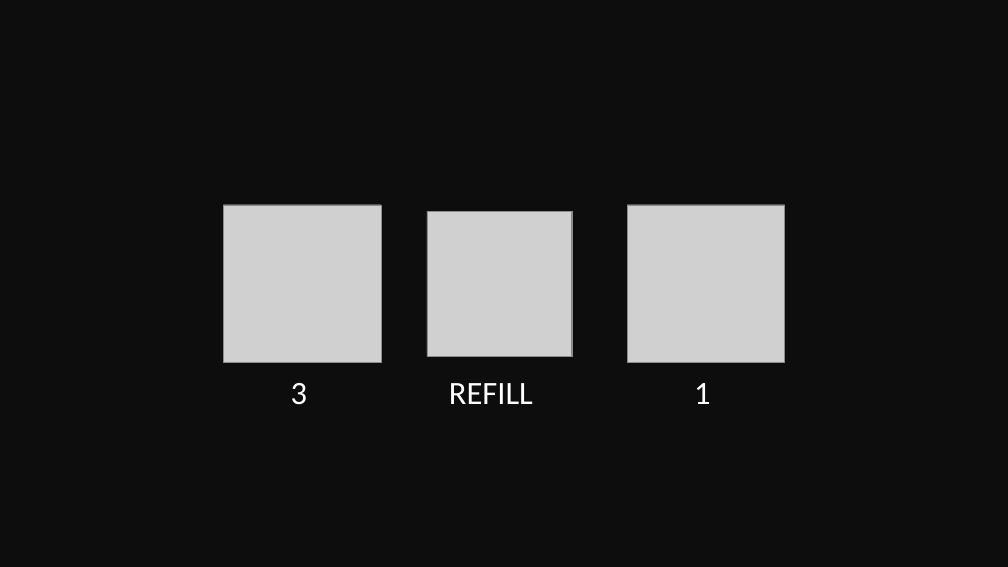
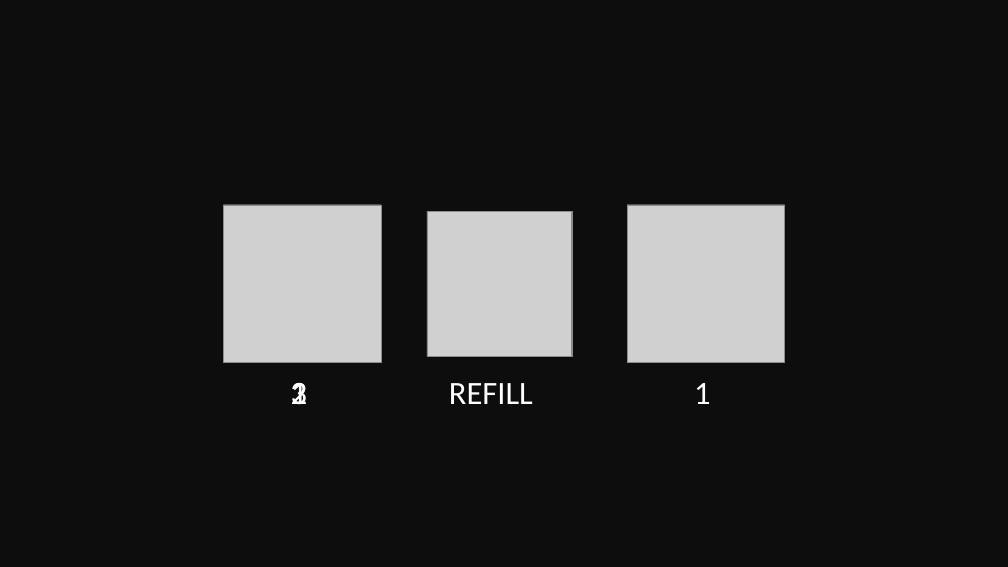
Before and after one commit to golang-basics/concurrency, a slide deck: slide 35 of presentations/7_mutexes/Mutexes.pptx (slide 24 before the commit). Drawn at 1008x567 pixels with LibreOffice and Linux fonts; fonts in the diff are those of the drawing; grey boxes stand for pictures. Boxes give left, top, right and bottom in pixels: in the first picture for what was removed or moved away, otherwise in the second. Text is boxed around its words. In the diff, an @@ line names an element or a change of style, - is before the commit and + after.

```diff
--- a/presentations/7_mutexes/Mutexes.pptx
+++ b/presentations/7_mutexes/Mutexes.pptx
@@ text added at <box>291,382,307,405</box>, 62 pt, text #FFFFFF @@
+1
@@ text added at <box>291,382,307,405</box>, 62 pt, text #FFFFFF @@
+2
```
Also in this commit, not shown: 9 other slides changed, 41 slides added, 1 other file.
